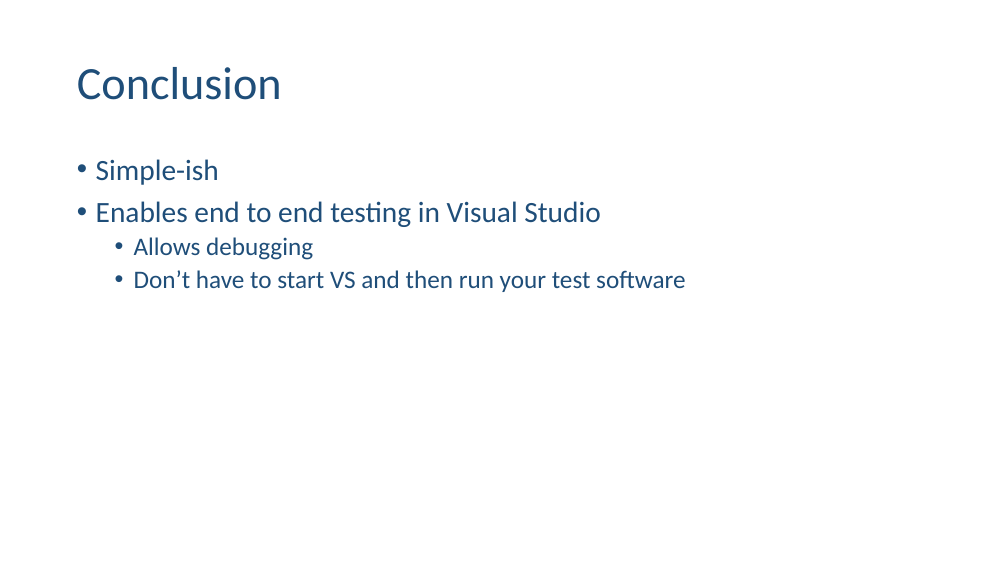
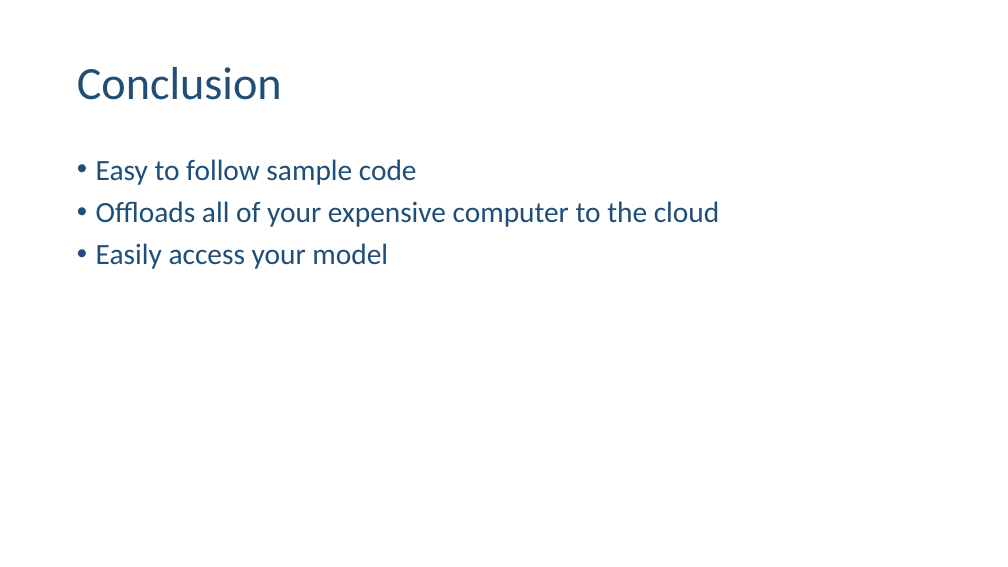
Before and after one commit to ehennis/Blog, a slide deck: slide 22 of AzureML/NebraskaCode.pptx (slide 6 before the commit). Drawn at 1008x567 pixels with LibreOffice and Linux fonts; fonts in the diff are those of the drawing. Boxes give left, top, right and bottom in pixels: in the first picture for what was removed or moved away, otherwise in the second. Text is boxed around its words. In the diff, an @@ line names an element or a change of style, - is before the commit and + after.

```diff
--- a/AzureML/NebraskaCode.pptx
+++ b/AzureML/NebraskaCode.pptx
@@ text at box(96, 159, 719, 269): text changed; size 24 to 28 pt @@
-• Simple-ish
-• Enables end to end testing in Visual Studio
-  • Allows debugging
-  • Don’t have to start VS and then run your test software
+• Easy to follow sample code
+• Offloads all of your expensive computer to the cloud
+• Easily access your model
```
Also in this commit, not shown: 2 other slides changed, 16 slides added.
